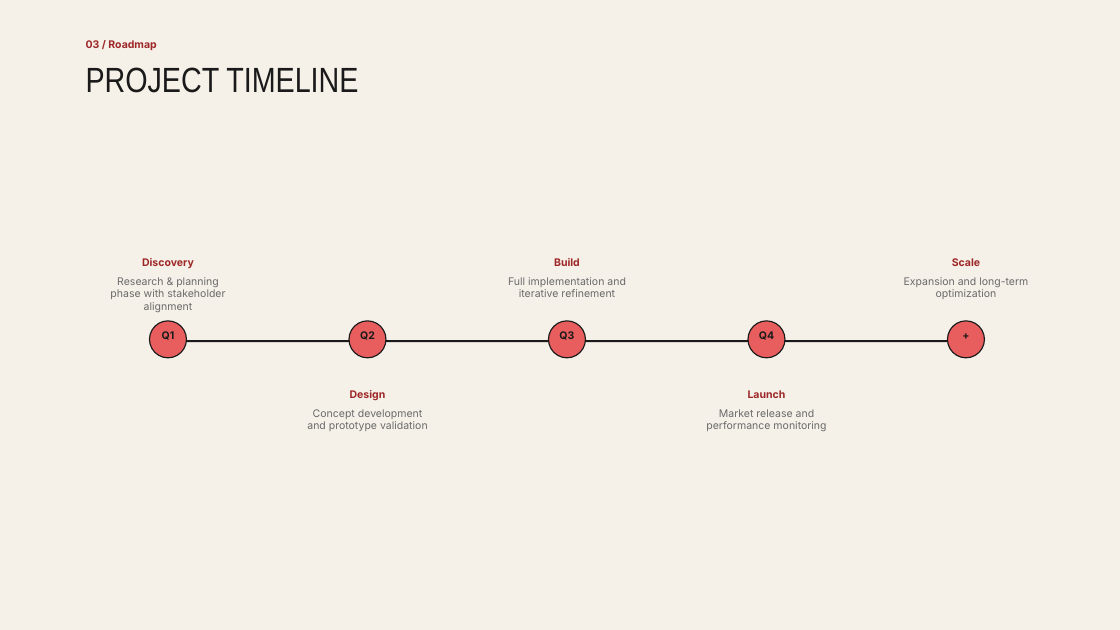
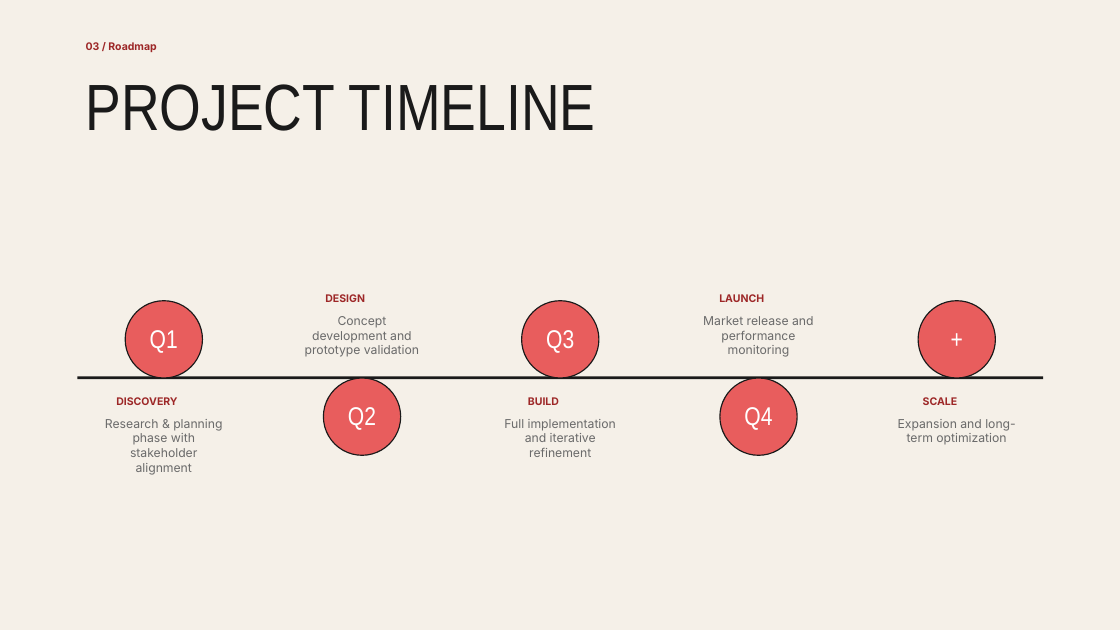
Before and after one commit to hustcer/pptx-nova, a slide deck: slide 8 of assets/examples/coral/deck.pptx. Drawn at 1120x630 pixels with LibreOffice and Linux fonts; fonts in the diff are those of the drawing. Boxes give left, top, right and bottom in pixels: in the first picture for what was removed or moved away, otherwise in the second. Text is boxed around its words. In the diff, an @@ line names an element or a change of style, - is before the commit and + after.

Commit message:
fix(pptx-nova): refine coral deckkit visuals
 - Rework coral SVG hatch textures so split and quote slides fill their panels cleanly without diagonal clipping artifacts.
 - Replace the cover texture with a subtler zigzag treatment closer to the HTML reference.
 - Move impact poster metadata fully into the bottom bar and widen the title box to clear visual gates.
 - Restore objective card badge contrast, sizing, and stat hierarchy, then regenerate coral example assets.
 - Format generated DeckKit example JSON through oxfmt so update, check, and commit hooks stay idempotent.

```diff
--- a/assets/examples/coral/deck.pptx
+++ b/assets/examples/coral/deck.pptx
@@ text "PROJECT TIMELINE": place and size @@
-text "PROJECT TIMELINE" at (86,67,358,93)
+text "PROJECT TIMELINE" at (86,84,595,131)
@@ text "PROJECT TIMELINE" at (86,84,595,131): size 30 to 56 pt @@
@@ text at (325,294,365,302): text changed @@
-Design
+DESIGN
@@ text at (719,294,764,302): text changed @@
-Launch
+LAUNCH
@@ ellipse: place and size @@
-ellipse at (150,321,187,358)
+ellipse at (125,301,202,378)
@@ text "Q1": place and size @@
-text "Q1" at (162,331,175,340)
+text "Q1" at (150,330,178,353)
@@ text "Concept development and prototype validation": place and size @@
-text "Concept development and prototype validation" at (307,409,428,431)
+text "Concept development and prototype validation" at (305,316,419,357)
@@ ellipse: place and size @@
-ellipse at (549,321,586,358)
+ellipse at (522,301,599,378)
@@ text "Q3": place and size @@
-text "Q3" at (559,331,574,340)
+text "Q3" at (546,330,574,353)
@@ text "Market release and performance monitoring": place and size @@
-text "Market release and performance monitoring" at (706,409,826,431)
+text "Market release and performance monitoring" at (703,316,814,357)
@@ ellipse: place and size @@
-ellipse at (948,321,985,358)
+ellipse at (918,301,996,378)
@@ size 9 to 22 pt, font Inter to Arial Narrow, text colour #1A1A1A to #FFFFFF, bold off in 5 elements at (150,330,178,353), (546,330,574,353), (348,407,376,430), (744,407,772,430), (925,323,989,351) @@
@@ text "+": place and size @@
-text "+" at (949,329,983,350)
+text "+" at (925,323,989,351)
@@ rectangle: place and size @@
-rectangle at (168,340,966,343)
+rectangle at (77,376,1044,380)
@@ ellipse: place and size @@
-ellipse at (350,321,386,358)
+ellipse at (323,378,401,455)
@@ ellipse: place and size @@
-ellipse at (748,321,785,358)
+ellipse at (720,378,797,455)
@@ text "Research & planning phase with ...": place and size @@
-text "Research & planning phase with ..." at (110,277,225,312)
+text "Research & planning phase with ..." at (105,419,222,475)
@@ text at (116,397,177,405): text changed @@
-Discovery
+DISCOVERY
@@ text "Q2": place and size @@
-text "Q2" at (360,331,375,340)
+text "Q2" at (348,407,376,430)
@@ text "Full implementation and iterative refinement": place and size @@
-text "Full implementation and iterative refinement" at (508,277,626,297)
+text "Full implementation and iterative refinement" at (504,419,616,457)
@@ text at (528,397,559,405): text changed @@
-Build
+BUILD
@@ text "Q4": place and size @@
-text "Q4" at (759,331,774,340)
+text "Q4" at (744,407,772,430)
@@ size 9 to 10.5 pt in 5 elements at (305,316,419,357), (703,316,814,357), (105,419,222,475), (504,419,616,457), (898,419,1015,444) @@
@@ text "Expansion and long-term optimization": place and size @@
-text "Expansion and long-term optimization" at (904,277,1028,299)
+text "Expansion and long-term optimization" at (898,419,1015,444)
@@ text at (923,397,958,405): text changed @@
-Scale
+SCALE
```
Also in this commit, not shown: 8 other slides changed, 6 other files.
